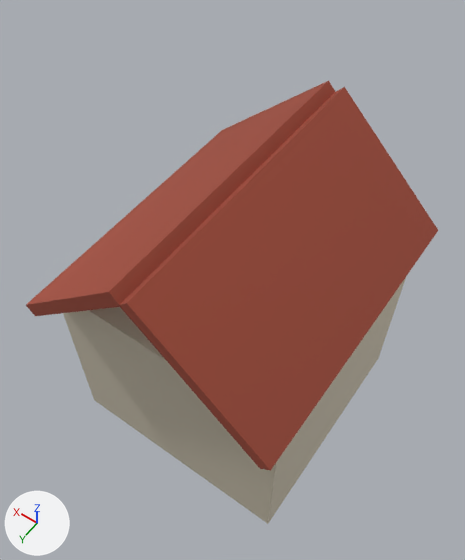
The glTF model everglade/assets/models/dormer.glb: old version first, new version second.
Before and after are seen from a 50 mm camera at (-0.796, 1.618, 2.515) aimed at (0.019, 0.476, 0.722). Every picture has the same lights, and +X, +Y and +Z are marked at lower left. The older version comes first. Vertices at exactly the same position are counted once.

Names of what the first picture shows: 'Dormer'.
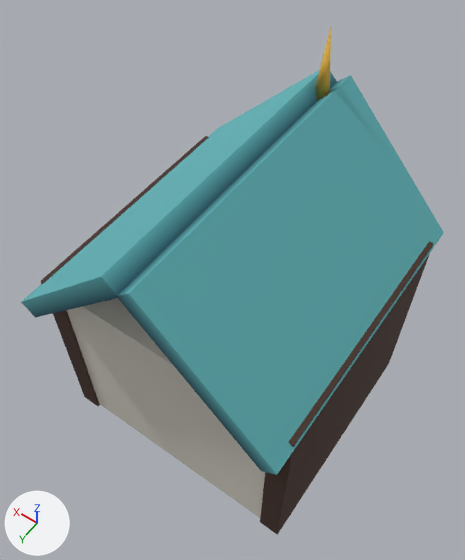
What differs and where, as boxes [x1, y1, x2, y2] in the pictures (465 x 560 px):
'Dormer', reshaped (15% taller): before [26, 81, 438, 524]; after [21, 27, 444, 535]
part 1 of me_dormer, added: after [260, 241, 434, 535]
part 2 of me_dormer, added: after [41, 136, 209, 406]
part 3 of me_dormer, rebuilt: before [26, 81, 335, 316]; after [21, 70, 337, 318]
part 4 of me_dormer, built on: before [119, 87, 438, 470]; after [117, 27, 444, 475]
part 5 of me_dormer, recoloured: before [63, 87, 438, 524]; after [67, 75, 444, 518]

Edits to the bpy script that builds the scene:
```text
Change me_dormer:
    used by ob_dormer; location = (0.0, 0.0, 0.0)
    verts and faces of me_dormer; kept vertices keep their numbers, new ones are numbered from 24
    before: 8 (-0.45, -0.1, 0.75), 9 (-0.484, -0.1, 0.787) at pixel (438, 230), 10 (-0.45, 1.0, 0.75) at pixel (259, 468), 11 (-0.484, 1.0, 0.787) at pixel (270, 470), 12 (0.004, -0.1, 1.173) at pixel (334, 92)
    before: 13 (-0.03, -0.1, 1.21) at pixel (344, 86), 14 (0.004, 1.0, 1.173) at pixel (118, 305), 15 (-0.03, 1.0, 1.21) at pixel (126, 303)
    remove me_dormer.from_pydata(...)  # 24 vertices, 36 faces; spans x -0.484..0.484, y -0.1..1.0, z 0.0..1.21
    add me_dormer.from_pydata(...)  # 45 vertices, 66 faces; spans x -0.505..0.505, y -0.1..1.0, z -0.01..1.47
    me_dormer part 1: a new loose piece, a box spanning x -0.5..-0.42, y -0.01..0.91, z -0.01..0.81, in mat_vertexcolor
    me_dormer part 2: a new loose piece, a box spanning x 0.42..0.5, y -0.01..0.91, z -0.01..0.81, in mat_vertexcolor
    me_dormer part 3: the loose piece of 8 vertices spanning x -0.004..0.484, y -0.1..1.0, z 0.75..1.21 is rebuilt with 8 vertices and now spans x -0.005..0.505, y -0.1..1.0, z 0.739..1.261
    me_dormer part 4
    add verts[8] = (-0.455, -0.1, 0.739)  # moved
    add verts[10] = (-0.455, 1.0, 0.739)  # moved, pixel (261, 471)
    add verts[9] = (-0.505, -0.1, 0.788)  # moved, pixel (443, 232)
    add verts[11] = (-0.505, 1.0, 0.788)  # moved, pixel (276, 474)
    add verts[12] = (0.005, -0.1, 1.212)  # moved
    add verts[14] = (0.005, 1.0, 1.212)  # moved, pixel (115, 295)
    add verts[13] = (-0.045, -0.1, 1.261)  # moved, pixel (350, 75)
    add verts[15] = (-0.045, 1.0, 1.261)  # moved, pixel (128, 293)
    add verts[24] = (0.0, 0.03, 1.22)  # pixel (317, 100)
    add verts[25] = (0.03, 0.0, 1.22)
    add verts[26] = (0.0, -0.03, 1.22)
    add verts[27] = (-0.03, 0.0, 1.22)
    add verts[28] = (0.0, 0.0, 1.47)  # pixel (330, 25)
    add faces += [(24, 28, 25), (25, 28, 26), (24, 25, 26), (24, 26, 27), (26, 28, 27), (24, 27, 28)]
    me_dormer part 5: 24 kept faces spanning x -0.505..0.45, y -0.1..1.0, z 0.0..1.261 get new vertex colours
```
